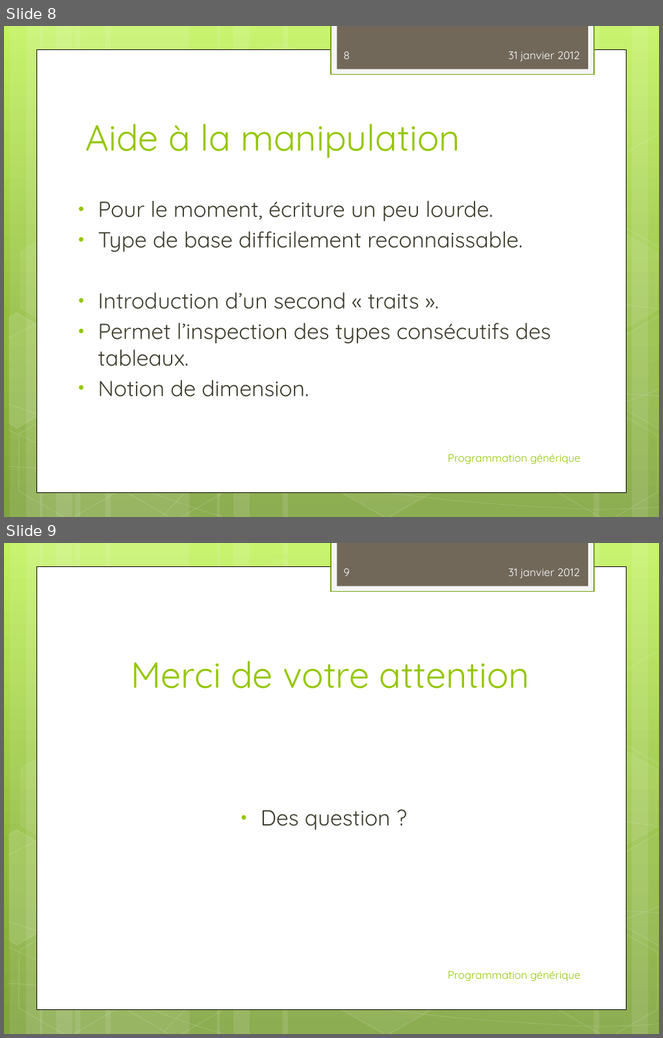
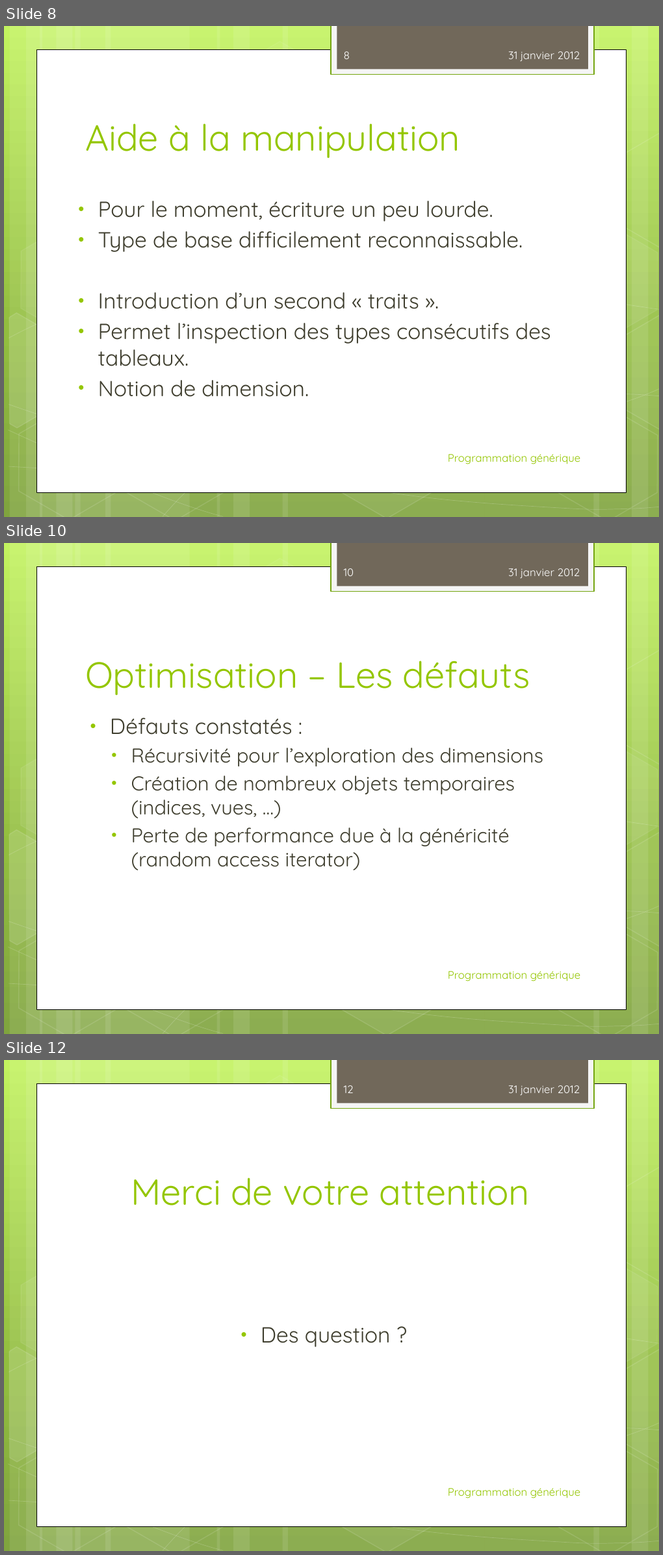
Before and after one commit to alex198710/genericprogramming, a slide deck: PresentationProgGenerik.pptx. Shown one above the other, each under a label of ours: slides 8 and 9 before the commit, slides 8, 10 and 12 after it; the slides between them are not shown. The pictures are 663x1038 and 663x1555 pixels, drawn with LibreOffice and Linux fonts; fonts in the diff are those of the drawing. Boxes give left, top, right and bottom in pixels: in the first picture for what was removed or moved away, otherwise in the second. Text is boxed around its words. In the diff, an @@ line names an element or a change of style, - is before the commit and + after.

```diff
--- a/PresentationProgGenerik.pptx
+++ b/PresentationProgGenerik.pptx
@@ slide 10 added at (x1=4, y1=543, x2=659, y2=1034), background gradient #C3F35F to #93BF3F to #81A53E; not listed: 31 template elements that a slide beside it also shows @@
@@ page number added at (x1=344, y1=568, x2=354, y2=576), 12 pt, text #FEFEFE @@
+10
@@ text added at (x1=508, y1=568, x2=581, y2=578), 12 pt, text #FEFEFE @@
+31 janvier 2012
@@ title added at (x1=85, y1=661, x2=530, y2=695), 40 pt, text #94C600 @@
+Optimisation – Les défauts
@@ text added at (x1=110, y1=718, x2=544, y2=871), 22 pt, text #3E3D2D @@
+• Défauts constatés :
+  • Récursivité pour l’exploration des dimensions
+  • Création de nombreux objets temporaires (indices, vues, …)
+  • Perte de performance due à la généricité (random access iterator)
@@ text added at (x1=448, y1=971, x2=581, y2=982), 12 pt, text #94C600 @@
+Programmation générique
@@ what was slide 9 is now slide 12 @@
@@ page number at (x1=344, y1=1085, x2=354, y2=1093): text changed @@
-9
+12
```
Also in this commit, not shown: 1 slide changed, 2 other slides added, 3 other files.
